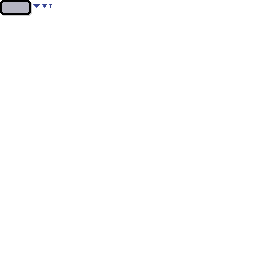
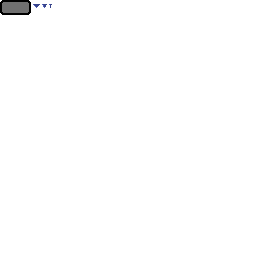
Comparing the layer stacks of the two (256, 256) images. Changes:
"Background #1": opacity 49% → 84%, painted on it over [2, 2, 29, 13]
hid "Shadow" over [2, 2, 32, 16]
